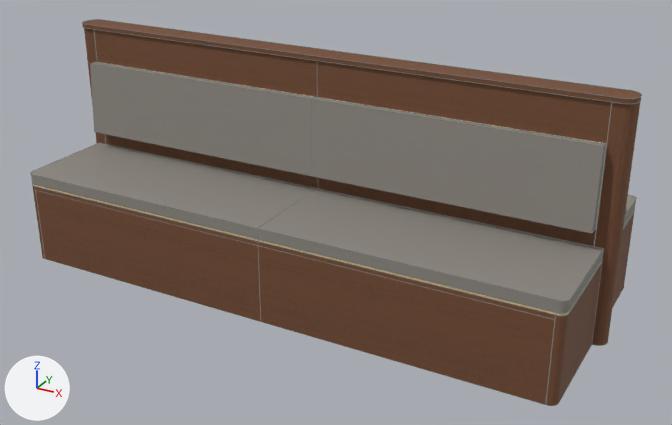
The glTF model 2026-156-Restaurant-A-08-10-Dobbel-sofa/modell.glb as it was, and as the next commit left it.
Before and after are seen from a 50 mm camera at (3459.0, -4178.0, 2131.0) aimed at (1503.0, -620.0, 353.0). Arrows for +X, +Y and +Z are at lower left; the lights stay in place. The first picture is the older version. Vertices at exactly the same position are counted once.

The scene before the commit, as lines of its bpy script (objects in view):
```python
me_mesh_0 = bpy.data.meshes.new('Mesh_0')
me_mesh_0.from_pydata(...)  # 141271 vertices, 161751 faces; spans x -2.0..2818.0, y -1150.0..2.0, z -2.0..1102.0
# faces by material slot: [19011, 6360, 192, 5408, 628, 552, 129600]
me_mesh_0.materials.append(mat_18xf_kontruksjon)  # beige #e4d0a1
me_mesh_0.materials.append(mat_12mm_xf)  # beige #dac38d
me_mesh_0.materials.append(mat_skum_m_trekk_elmosoft)  # grey #8d8881
me_mesh_0.materials.append(mat_stillskrue_justerbar)  # grey #7b7b7b
me_mesh_0.materials.append(mat_eik_finer)  # picture img_image_0
me_mesh_0.materials.append(mat_15xf_bøybar_5_5_5)  # beige #d9c18b
me_mesh_0.materials.append(mat_kantlinjer)
ob_mesh_0 = bpy.data.objects.new('Mesh_0', me_mesh_0)
ob_mesh_0.location = (0.0, 0.0, 0.0)
```
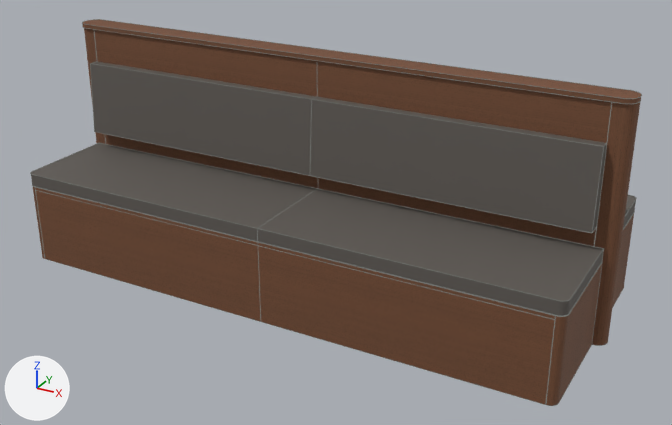
What differs and where, as boxes (x1, y1, x2, y2) in the pictures (672 x 425 px; the box of a moved part takes in the faces that stretch with it):
```json
{"part": 1, "of": "me_mesh_0", "change": "rebuilt", "before": [319, 97, 602, 143], "on screen": "not visible afterwards"}
{"part": 2, "of": "me_mesh_0", "change": "deleted", "before": [32, 146, 633, 314], "on screen": "mostly hidden"}
{"part": 3, "of": "me_mesh_0", "change": "moved or reshaped", "before": [31, 32, 636, 346], "after": [31, 32, 636, 343], "on screen": "mostly hidden"}
```

Scene script edits in JSON lines:
```json
{"op": "add", "block": "mat_trekk_elmosoft", "code": ["mat_trekk_elmosoft = principled_material('Trekk Elmosoft')", "mat_trekk_elmosoft.base_color = (0.114, 0.101, 0.0892)  # dark grey #5f5954", "mat_trekk_elmosoft.roughness = 0.75"]}
{"op": "add", "block": "mat_skum", "code": ["mat_skum = principled_material('Skum')", "mat_skum.base_color = (0.494, 0.465, 0.41)  # grey #bbb6ac", "mat_skum.roughness = 0.75"]}
{"block": "me_mesh_0", "where": "# used by ob_mesh_0; location = (0.0, 0.0, 0.0)"}
{"op": "remove", "block": "me_mesh_0", "code": "me_mesh_0.from_pydata(...)  # 141271 vertices, 161751 faces; spans x -2.0..2818.0, y -1150.0..2.0, z -2.0..1102.0"}
{"op": "add", "block": "me_mesh_0", "code": "me_mesh_0.from_pydata(...)  # 39333 vertices, 55372 faces; spans x -2.0..2818.0, y -1150.0..2.0, z -2.0..1102.0"}
{"block": "me_mesh_0", "change": "me_mesh_0 part 1: the loose piece of 36 vertices spanning x 1411.0..2717.0, y -624.0..-622.0, z 907.0..909.0 is rebuilt with 8 vertices and now spans x 1410.0..2718.0, y -642.0..-640.0, z 908.0..910.0"}
{"block": "me_mesh_0", "change": "me_mesh_0 part 2: 12481 loose pieces with 101372 vertices, spanning x 1.0..2815.0, y -1150.0..2.0, z -2.0..1083.0, are deleted"}
{"block": "me_mesh_0", "change": "me_mesh_0 part 3: 287 vertices moved within x 0.0..2816.0, y -1145.0..2.0, z -2.0..1083.0; 4837 vertices removed from x 0.0..2816.0, y -1150.0..2.0, z -2.0..1083.0; 4875 vertices added at x 54.0..2762.0, y -1150.0..2.0, z 394.0..912.0"}
{"block": "me_mesh_0", "change": "other edits to the shape of me_mesh_0 do not show in these pictures"}
{"op": "remove", "block": "me_mesh_0", "code": "me_mesh_0.materials.append(mat_12mm_xf)  # beige #dac38d"}
{"op": "remove", "block": "me_mesh_0", "code": "me_mesh_0.materials.append(mat_skum_m_trekk_elmosoft)  # grey #8d8881"}
{"op": "remove", "block": "me_mesh_0", "code": "me_mesh_0.materials.append(mat_15xf_bøybar_5_5_5)  # beige #d9c18b"}
{"op": "add", "block": "me_mesh_0", "code": "me_mesh_0.materials.append(mat_skum)  # grey #bbb6ac"}
{"op": "add", "block": "me_mesh_0", "code": "me_mesh_0.materials.append(mat_trekk_elmosoft)  # dark grey #5f5954"}
```
